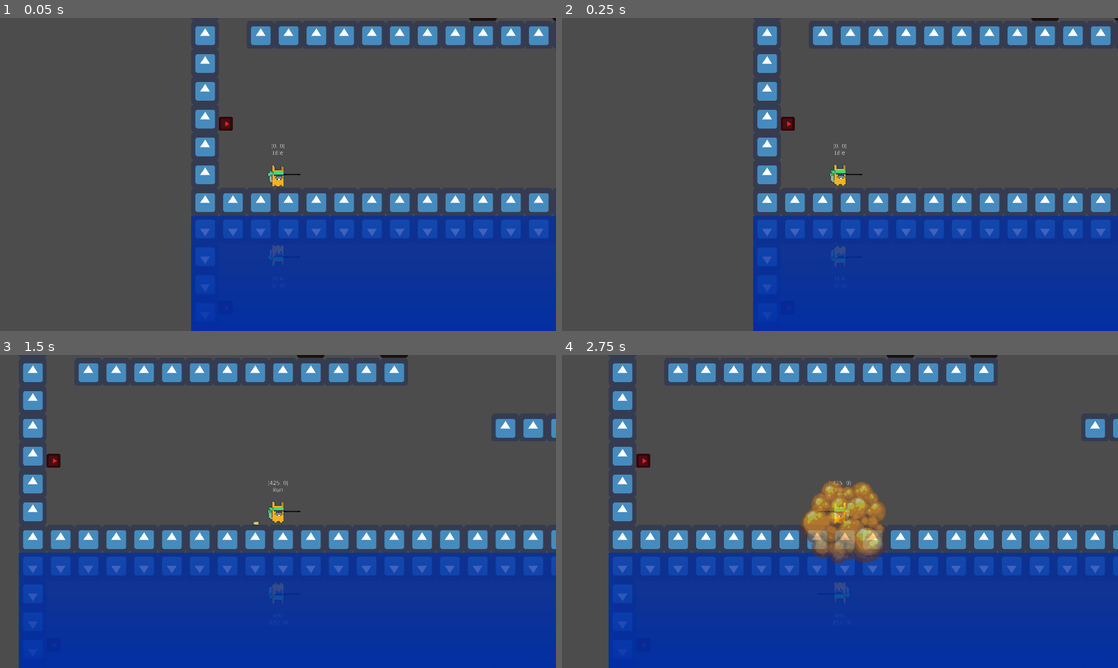
Above: before the commit, frames 1-4 (two rows, left to right).
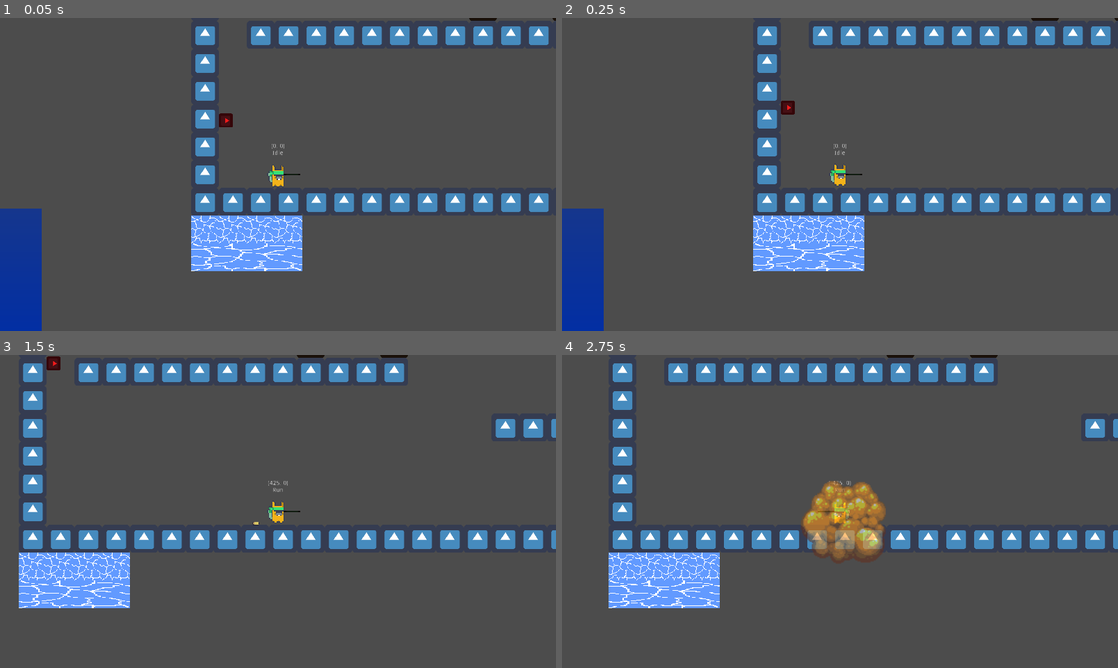
Above: after the commit, the same moments.

Repository: fruitdude/godot-metroidvania
Game: Godot game, scene res://src/main/Main.tscn
The game is run twice, just before and just after one commit, with the same random seed, the same clock (stepped at 60 frames per second) and the same inputs. The engine's default icon, where the game draws it, is replaced by a stand-in: a white triangle on a blue panel in a dark square.
Inputs (mouse positions are in pixels of both pictures, inside the frame that each line leads up to):
- Up to frame 1 (0.05 s): no input
- Up to frame 2 (0.25 s): no input
- Up to frame 3 (1.5 s): move the mouse to (400, 495) at 0.52 s; press the mouse at (400, 495) at 0.53 s; hold D (move_right) from 0.53 s (still down); tap Space (jump) at 0.77 s; move the mouse to (166, 527) at 1.27 s; release the mouse at (166, 527) at 1.28 s; tap Shift (stay_stationary) at 1.35 s
- Up to frame 4 (2.75 s): tap Space (jump) at 1.52 s; move the mouse to (895, 442) at 2.02 s; release D (move_right) at 2.03 s; press the mouse at (895, 442) at 2.03 s; hold A (move_left) from 2.03 s (still down)

The runs differ from the first frame. In frame 1, 27% of the frame differs, in the area x 0-100%, y 30-100%; in frame 2, 27%; in frame 3, 36%, in the area x 3-100%, y 0-100%; in frame 4, 34%.

Commit message:
watershaper prototype

Diff:
--- a/src/enemies/snail/SnailPath.tscn
+++ b/src/enemies/snail/SnailPath.tscn
@@ -5,7 +5,7 @@
 
 [sub_resource type="Curve2D" id=1]
 _data = {
-"points": PoolVector2Array(  )
+"points": PoolVector2Array( 0, 0, 0, 0, 80, -176, 0, 0, 0, 0, 1456, -176, 0, 0, 0, 0, 1456, 304, 0, 0, 0, 0, 1392, 304, 0, 0, 0, 0, 1392, 432, 0, 0, 0, 0, 80, 432, 0, 0, 0, 0, 80, -176, 0, 0, 0, 0, 80, -176 )
 }
 
 [node name="SnailPath" type="Path2D"]
@@ -14,6 +14,7 @@
 path_follow = NodePath("PathFollow2D")
 
 [node name="PathFollow2D" type="PathFollow2D" parent="."]
+position = Vector2( 80, 415.561 )
 offset = 3373.19
 rotate = false
 
--- a/src/main/Main.tscn
+++ b/src/main/Main.tscn
@@ -1,10 +1,12 @@
-[gd_scene load_steps=14 format=2]
+[gd_scene load_steps=10 format=2]
 
 [ext_resource path="res://icon.png" type="Texture" id=1]
 [ext_resource path="res://src/player/Player.tscn" type="PackedScene" id=2]
 [ext_resource path="res://src/destructibles/box/Box.tscn" type="PackedScene" id=3]
 [ext_resource path="res://src/enemies/snail/SnailPath.tscn" type="PackedScene" id=4]
-[ext_resource path="res://src/main/Reflection2D.gd" type="Script" id=5]
+[ext_resource path="res://src/shaders/reflection2d/Reflection2D.tscn" type="PackedScene" id=5]
+[ext_resource path="res://assets/water/water.png" type="Texture" id=6]
+[ext_resource path="res://src/shaders/water2d/Water2D.tscn" type="PackedScene" id=7]
 
 [sub_resource type="ConvexPolygonShape2D" id=1]
 points = PoolVector2Array( 64, 64, 0, 64, 0, 0, 64, 0 )
@@ -31,44 +33,6 @@
 "shape_transform": Transform2D( 1, 0, 0, 1, 0, 0 )
 } ]
 0/z_index = 0
-
-[sub_resource type="Shader" id=3]
-code = "shader_type canvas_item;
-
-uniform vec4 color :hint_color;
-uniform float reflection_intensity = 0.5;
-uniform sampler2D transition_gradient :hint_black;
-
-// Updated from GDScript
-uniform float scale_y = 1.0f;
-uniform float zoom_y = 1.0f;
-
-void fragment() {
-    float uv_size_ratio_v = SCREEN_PIXEL_SIZE.y / TEXTURE_PIXEL_SIZE.y;
-    vec2 uv_reflected = vec2(SCREEN_UV.x, SCREEN_UV.y + uv_size_ratio_v * UV.y * 2.0 * scale_y * zoom_y);
-
-    vec4 reflection_color = texture(SCREEN_TEXTURE, uv_reflected);
-    float transition = texture(transition_gradient, vec2(1.0 - UV.y, 1.0)).r;
-    COLOR = mix(color, reflection_color, transition * reflection_intensity);
-}"
-
-[sub_resource type="Gradient" id=5]
-
-[sub_resource type="GradientTexture" id=6]
-gradient = SubResource( 5 )
-
-[sub_resource type="ShaderMaterial" id=4]
-shader = SubResource( 3 )
-shader_param/color = Color( 0, 0.180392, 0.654902, 1 )
-shader_param/reflection_intensity = 0.285
-shader_param/scale_y = 5.0
-shader_param/zoom_y = 0.5
-shader_param/transition_gradient = SubResource( 6 )
-
-[sub_resource type="Shader" id=7]
-
-[sub_resource type="ShaderMaterial" id=8]
-shader = SubResource( 7 )
 
 [node name="Main" type="Node2D"]
 
@@ -111,21 +75,34 @@
 
 [node name="SnailPath" parent="Enemies" instance=ExtResource( 4 )]
 position = Vector2( 0, -1.43051e-06 )
-scale = Vector2( 1, 1 )
 
 [node name="PathFollow2D" parent="Enemies/SnailPath" index="0"]
 position = Vector2( 80, 300.426 )
 offset = 3488.13
 
-[node name="Reflection2D" type="Sprite" parent="."]
-material = SubResource( 4 )
-position = Vector2( 768, 672 )
-scale = Vector2( 24, 5 )
-texture = ExtResource( 1 )
-script = ExtResource( 5 )
+[node name="Water2D" parent="." instance=ExtResource( 7 )]
+position = Vector2( 32, 544 )
+texture = ExtResource( 6 )
 
-[node name="Water2D" type="Sprite" parent="."]
-material = SubResource( 8 )
+[node name="Water2D2" parent="." instance=ExtResource( 7 )]
+position = Vector2( 96, 544 )
+texture = ExtResource( 6 )
+
+[node name="Water2D3" parent="." instance=ExtResource( 7 )]
+position = Vector2( 160, 544 )
+texture = ExtResource( 6 )
+
+[node name="Water2D4" parent="." instance=ExtResource( 7 )]
+position = Vector2( 224, 544 )
+texture = ExtResource( 6 )
+
+[node name="Water2D5" parent="." instance=ExtResource( 7 )]
+position = Vector2( 128, 608 )
+scale = Vector2( 4, 1 )
+texture = ExtResource( 6 )
+
+[node name="Reflection2D" parent="." instance=ExtResource( 5 )]
+position = Vector2( -1112, 656 )
 
 [editable path="Enemies/SnailPath"]
 [editable path="Enemies/SnailPath/PathFollow2D/Snail"]
--- a/src/main/Reflection2D.gd
+++ b/src/shaders/reflection2d/Reflection2D.gd
@@ -5,9 +5,17 @@
 
 func _ready() -> void:
 	connect("item_rect_changed", self, "_on_item_rect_changed")
+	connect("texture_changed", self, "update_aspect_ratio")
+	update_aspect_ratio()
 
 
-func _process(delta: float) -> void:
+func update_aspect_ratio() -> void:
+	#calculating texture size and ratio before passing it to the shader
+	var size: Vector2 = texture.get_size()
+	material.set_shader_param("aspect_ratio", size.x / size.y)
+
+
+func _process(_delta: float) -> void:
 	update_zoom(get_viewport_transform().y.y)
 
 
--- /dev/null
+++ b/src/shaders/reflection2d/Reflection2D.tscn
@@ -0,0 +1,44 @@
+[gd_scene load_steps=7 format=2]
+
+[ext_resource path="res://src/shaders/reflection2d/Reflection2D.gd" type="Script" id=1]
+[ext_resource path="res://icon.png" type="Texture" id=2]
+
+[sub_resource type="Shader" id=3]
+code = "shader_type canvas_item;
+
+uniform vec4 color :hint_color;
+uniform float reflection_intensity = 0.5;
+uniform sampler2D transition_gradient :hint_black;
+
+// Updated from GDScript
+uniform float scale_y = 1.0f;
+uniform float zoom_y = 1.0f;
+
+void fragment() {
+    float uv_size_ratio_v = SCREEN_PIXEL_SIZE.y / TEXTURE_PIXEL_SIZE.y;
+    vec2 uv_reflected = vec2(SCREEN_UV.x, SCREEN_UV.y + uv_size_ratio_v * UV.y * 2.0 * scale_y * zoom_y);
+
+    vec4 reflection_color = texture(SCREEN_TEXTURE, uv_reflected);
+    float transition = texture(transition_gradient, vec2(1.0 - UV.y, 1.0)).r;
+    COLOR = mix(color, reflection_color, transition * reflection_intensity);
+}"
+
+[sub_resource type="Gradient" id=5]
+
+[sub_resource type="GradientTexture" id=6]
+gradient = SubResource( 5 )
+
+[sub_resource type="ShaderMaterial" id=4]
+shader = SubResource( 3 )
+shader_param/color = Color( 0, 0.180392, 0.654902, 1 )
+shader_param/reflection_intensity = 0.285
+shader_param/scale_y = 5.0
+shader_param/zoom_y = 1.25992
+shader_param/transition_gradient = SubResource( 6 )
+
+[node name="Reflection2D" type="Sprite"]
+material = SubResource( 4 )
+position = Vector2( 768, 672 )
+scale = Vector2( 24, 5 )
+texture = ExtResource( 2 )
+script = ExtResource( 1 )
--- /dev/null
+++ b/src/shaders/water2d/Water2D.tscn
@@ -0,0 +1,12 @@
+[gd_scene load_steps=4 format=2]
+
+[ext_resource path="res://src/shaders/reflection2d/Reflection2D.gd" type="Script" id=1]
+
+[sub_resource type="Shader" id=7]
+
+[sub_resource type="ShaderMaterial" id=8]
+shader = SubResource( 7 )
+
+[node name="Water2D" type="Sprite"]
+material = SubResource( 8 )
+script = ExtResource( 1 )
Binary file added: assets/water/water.png
Not shown, added: assets/water/water.png.import
Binary file added: assets/water/water_diffuse.png
Not shown, added: assets/water/water_diffuse.png.import
